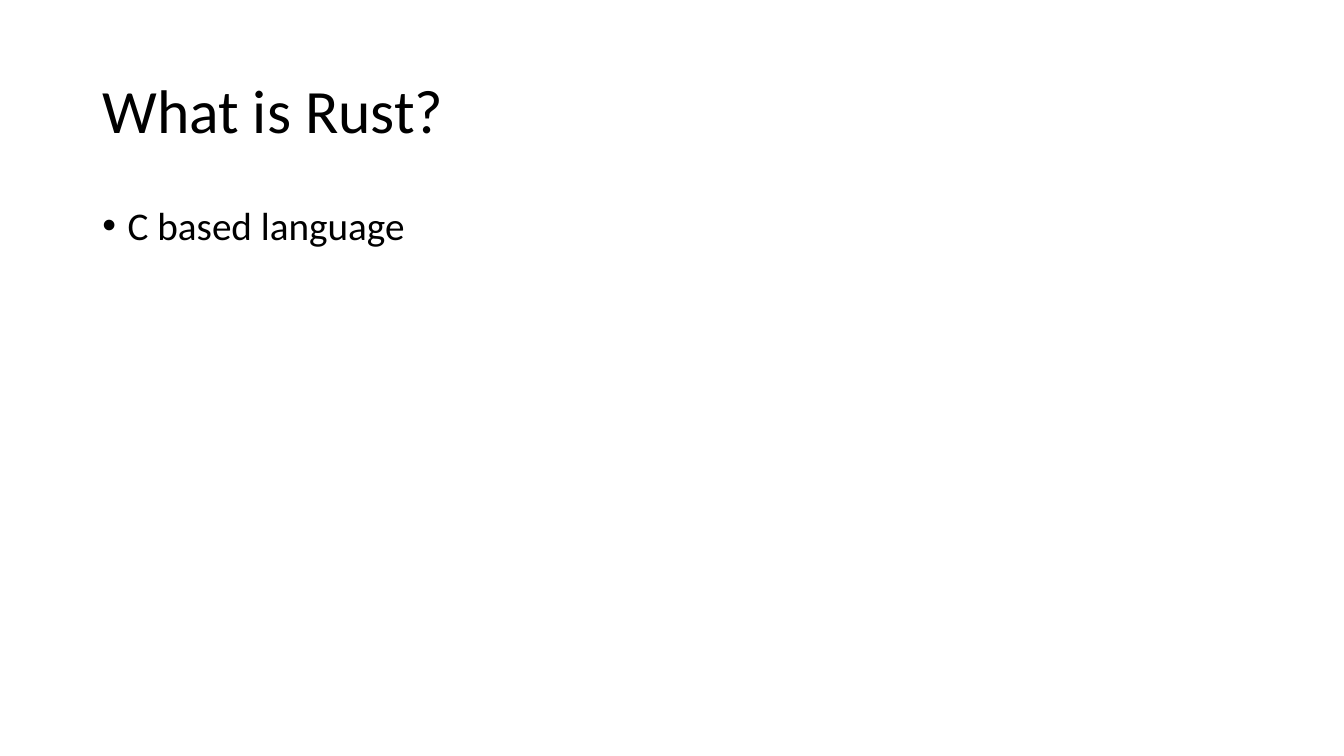
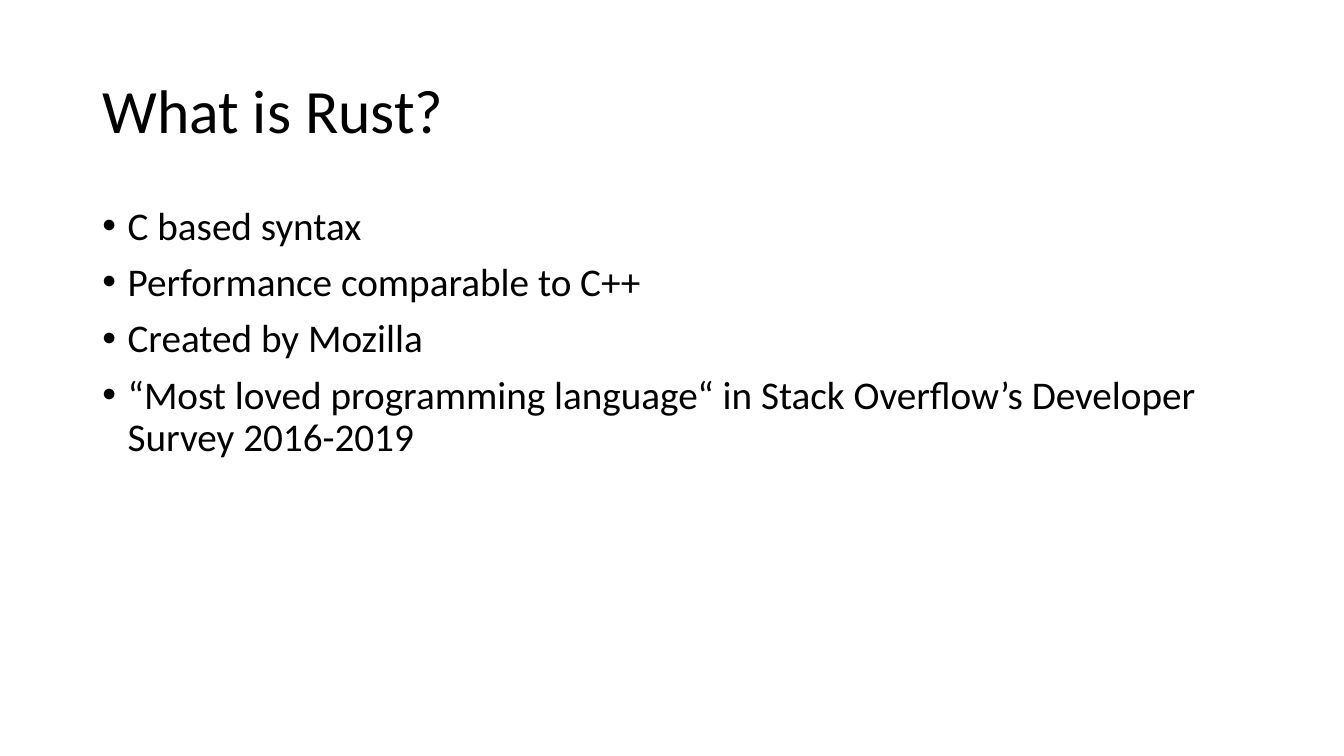
Before and after one commit to ProgrammerAL/Presentations-2019, a slide deck: slide 4 of 09-04 - Making the Case for Rust/Making the Case for Rust.pptx. Drawn at 1344x756 pixels with LibreOffice and Linux fonts; fonts in the diff are those of the drawing. Boxes give left, top, right and bottom in pixels: in the first picture for what was removed or moved away, otherwise in the second. Text is boxed around its words. In the diff, an @@ line names an element or a change of style, - is before the commit and + after.

Commit message:
Some changes to the Rust presentation. Still not complete.

```diff
--- a/09-04 - Making the Case for Rust/Making the Case for Rust.pptx
+++ b/09-04 - Making the Case for Rust/Making the Case for Rust.pptx
@@ text at (128, 212, 1195, 458): text changed @@
-• C based language
+• C based syntax
+• Performance comparable to C++
+• Created by Mozilla
+• “Most loved programming language“ in Stack Overflow’s Developer Survey 2016-2019
```
Also in this commit, not shown: 2 other slides changed, 10 slides added.
